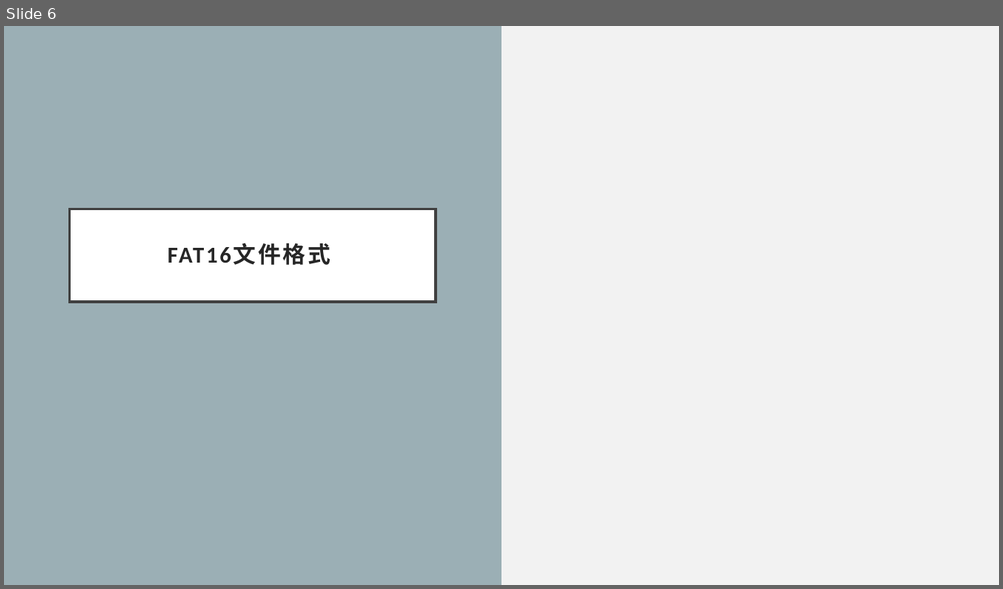
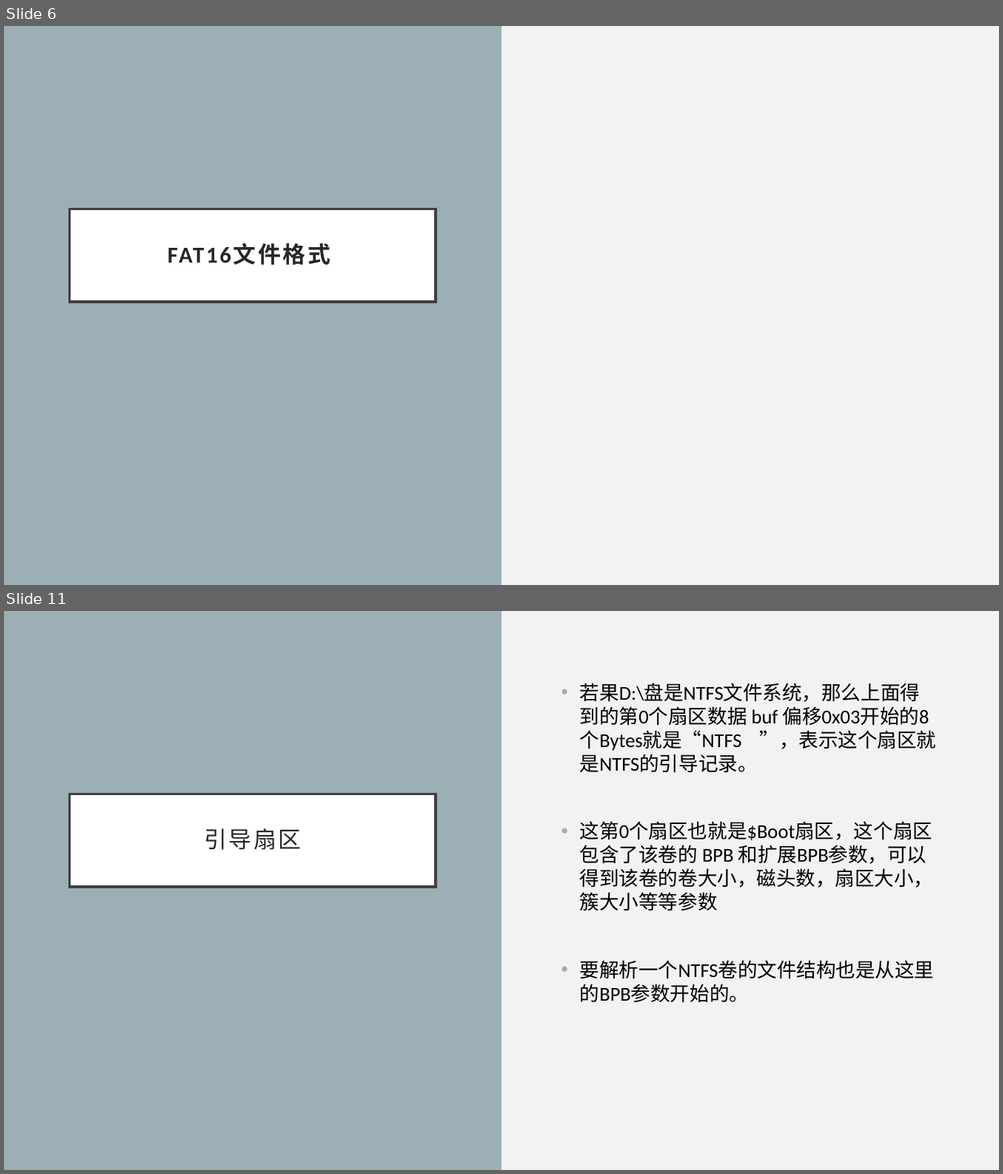
Before and after one commit to llCurious/synchro, a slide deck: Windows Fs.pptx. Shown one above the other, each under a label of ours: slide 6 before the commit, slides 6 and 11 after it; the slides between them are not shown. The pictures are 1003x589 and 1003x1174 pixels, drawn with LibreOffice and Linux fonts; fonts in the diff are those of the drawing. Boxes give left, top, right and bottom in pixels: in the first picture for what was removed or moved away, otherwise in the second. Text is boxed around its words. In the diff, an @@ line names an element or a change of style, - is before the commit and + after.

```diff
--- a/Windows Fs.pptx
+++ b/Windows Fs.pptx
@@ slide 11 added at (4, 611, 999, 1170), background #F2F2F2; not listed: 1 template element that a slide beside it also shows @@
@@ text added at (580, 683, 936, 1002), 19 pt, text #000000 @@
+• 若果D:\盘是NTFS文件系统，那么上面得到的第0个扇区数据 buf 偏移0x03开始的8个Bytes就是“NTFS ”，表示这个扇区就是NTFS的引导记录。
+• 这第0个扇区也就是$Boot扇区，这个扇区包含了该卷的 BPB 和扩展BPB参数，可以得到该卷的卷大小，磁头数，扇区大小，簇大小等等参数
+• 要解析一个NTFS卷的文件结构也是从这里的BPB参数开始的。
@@ title added at (70, 794, 436, 887), fill #FFFFFF, outline #404040 2.5 pt, 22 pt, text #262626 @@
+引导扇区
```
Also in this commit, not shown: 14 other slides added, 3 slides removed.
